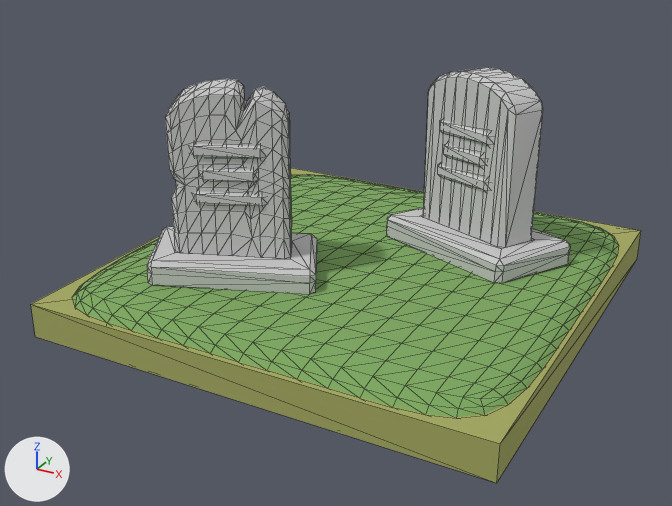
One commit to the glTF model public/experience/graveyard.glb: the scene before it, then after it.
Before and after are seen from a camera (50 mm lens) standing at (1.72, -3.37, 1.66) and looking at (-0.03, -0.18, 0.07). The lights are fixed; the arrows at lower left show +X, +Y and +Z. Mesh edges are drawn as thin lines. Vertices at the same position are counted once.

Objects in the first picture: 'earth', 'grave_001', 'grave_002', 'ground'.
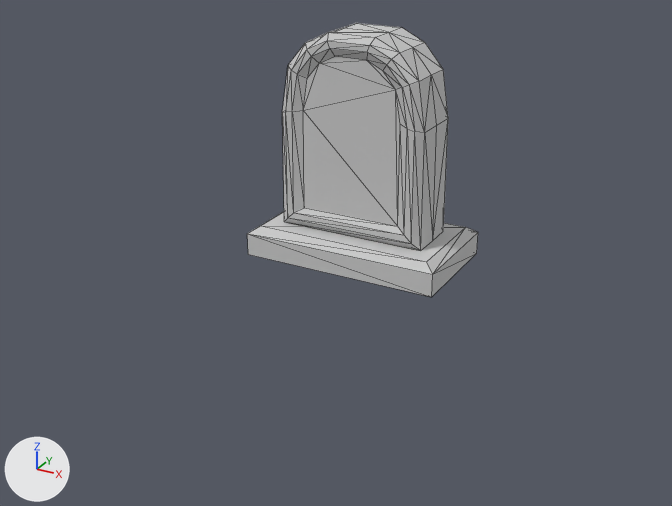
Diff of the bpy script that builds the scene:
```diff
--- a/public/experience/graveyard.glb.py
+++ b/public/experience/graveyard.glb.py
@@ me_grave_001 @@
 # used by ob_grave_001; location = (0.0, 0.0, 0.0)
-me_grave_001.from_pydata(...)  # 158 vertices, 264 faces; spans x -0.007..0.828, y -0.001..0.598, z 0.0..0.8
+me_grave_001.from_pydata(...)  # 102 vertices, 196 faces; spans x -0.44..0.44, y -0.25..0.25, z 0.0..0.98
+# me_grave_001 part 1: the whole mesh is rebuilt
 me_grave_001.materials.append(mat_grave)
@@ ob_grave_002 @@
-ob_grave_002 = bpy.data.objects.new('grave_002', me_grave_002)
-ob_grave_002.location = (0.0, 0.0, 0.0)
@@ ob_earth @@
-ob_earth = bpy.data.objects.new('earth', me_earth)
-ob_earth.location = (0.0, 0.0, 0.0)
@@ ob_ground @@
-ob_ground = bpy.data.objects.new('ground', me_ground)
-ob_ground.location = (0.0, 0.0, 0.0)
```

What differs and where, as boxes [x1, y1, x2, y2] in the pictures (672 x 506 px):
'ground', deleted (green)
    before: [73, 174, 618, 417]
'grave_001', reshaped (26% wider, 27% taller)
    before: [387, 68, 570, 283]
    after: [247, 23, 478, 297]
'earth', deleted (yellow)
    before: [31, 168, 641, 483]
'grave_002', deleted
    before: [147, 79, 317, 294]
